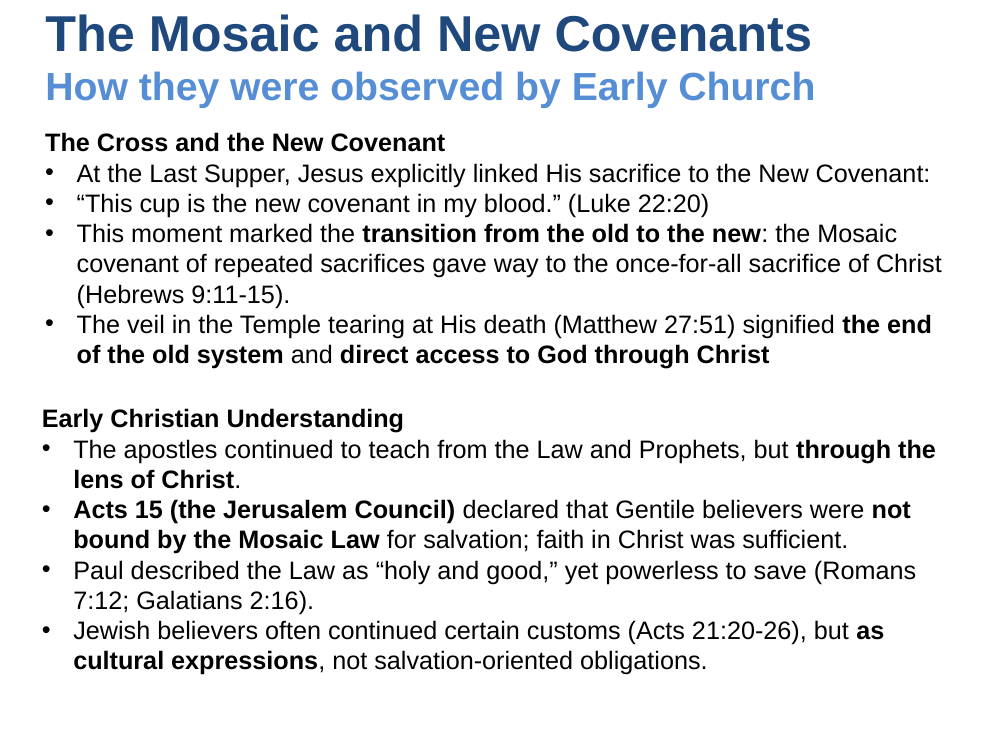
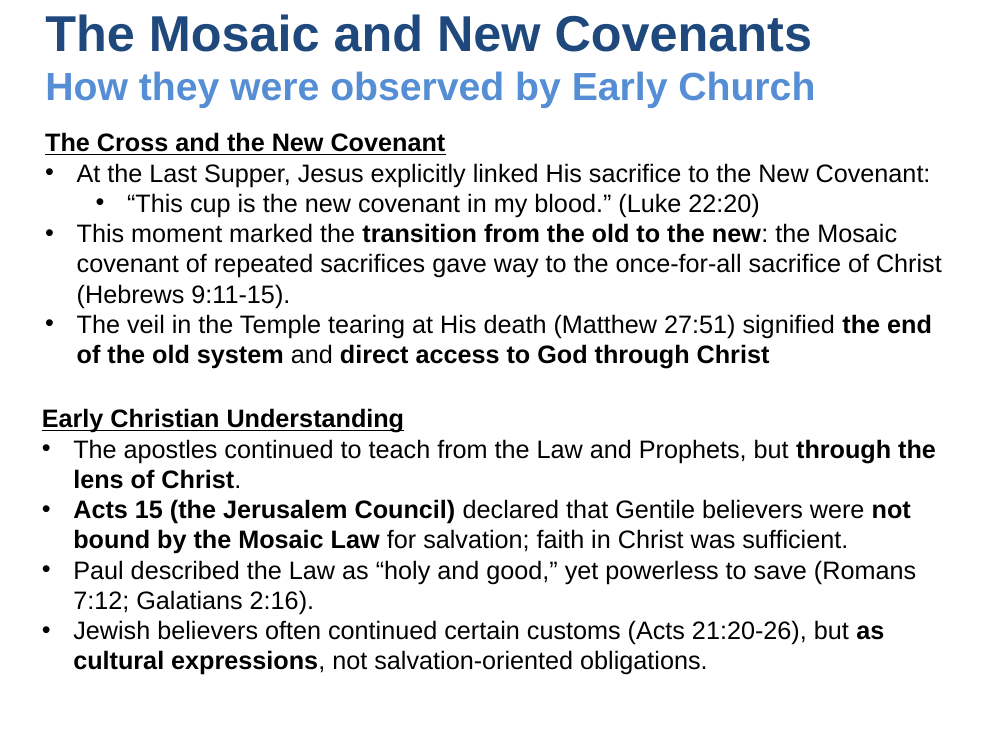
Before and after one commit to UsefulEngines/EvangelismPublic, a slide deck: slide 10 of 2025-Q4/Promises3/2025-10-19-Promises3.pptx (slide 11 before the commit). Drawn at 1008x756 pixels with LibreOffice and Linux fonts; fonts in the diff are those of the drawing. Boxes give left, top, right and bottom in pixels: in the first picture for what was removed or moved away, otherwise in the second. Text is boxed around its words. In the diff, an @@ line names an element or a change of style, - is before the commit and + after.

```diff
--- a/2025-Q4/Promises3/2025-10-19-Promises3.pptx
+++ b/2025-Q4/Promises3/2025-10-19-Promises3.pptx
@@ text at bbox=[45, 132, 759, 218]: underline on in "The Cross and the New Covenant"; list level 1 to 2 in "“This cup is the new ..." @@
@@ text at bbox=[42, 408, 405, 433]: underline on in "Early Christian Understanding" @@
```
Also in this commit, not shown: 4 other slides changed, 1 slide removed, 2 other files.
